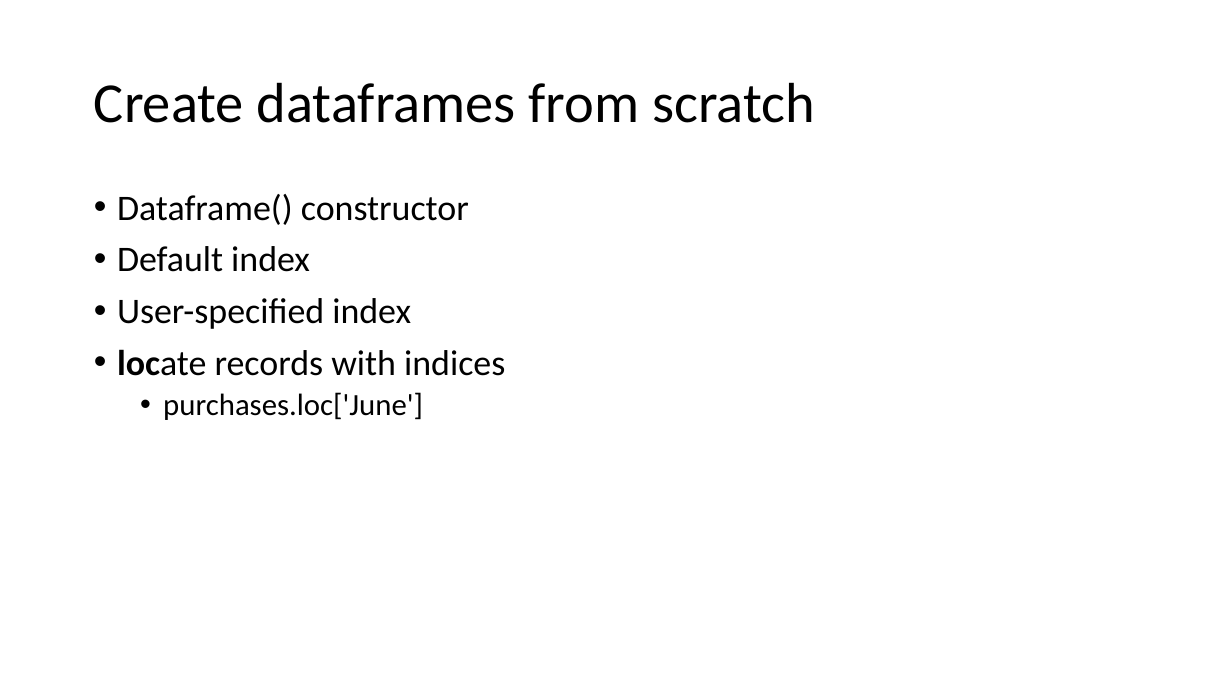
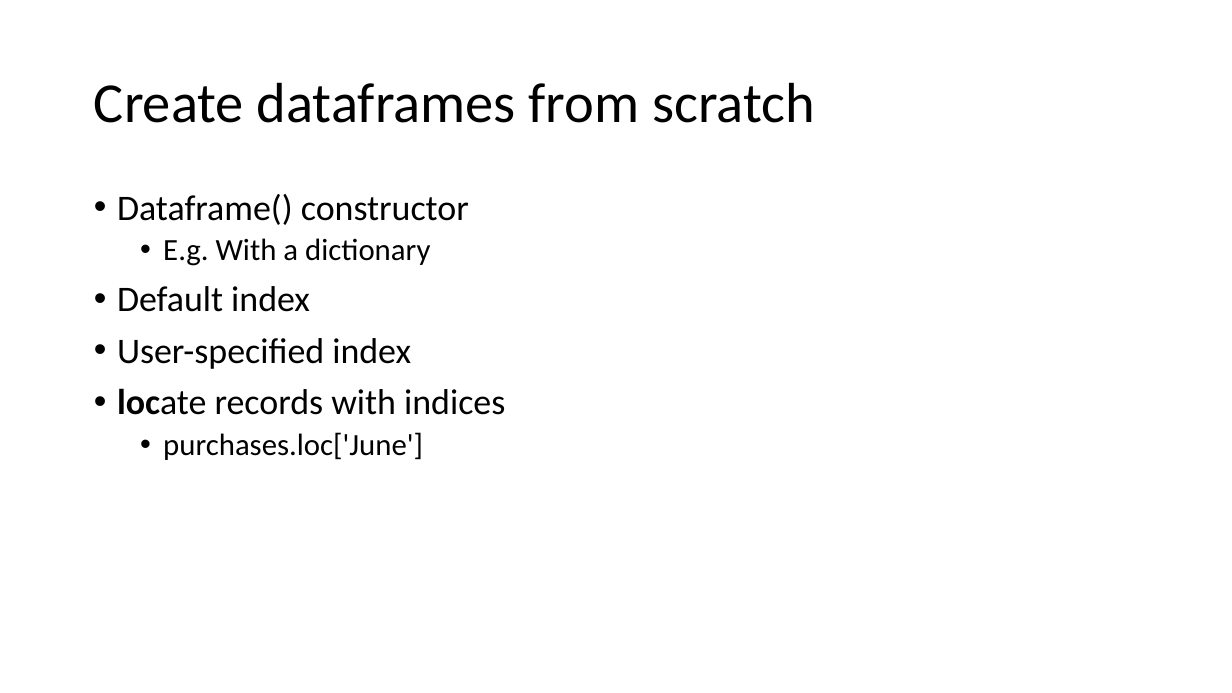
Before and after one commit to FranzGH/IoT_ML, a slide deck: slide 5 of Pandas.pptx. Drawn at 1232x693 pixels with LibreOffice and Linux fonts; fonts in the diff are those of the drawing. Boxes give left, top, right and bottom in pixels: in the first picture for what was removed or moved away, otherwise in the second. Text is boxed around its words. In the diff, an @@ line names an element or a change of style, - is before the commit and + after.

```diff
--- a/Pandas.pptx
+++ b/Pandas.pptx
@@ text at (163, 238, 430, 266): paragraph added @@
+  • E.g. With a dictionary
```
Also in this commit, not shown: 4 other files.
